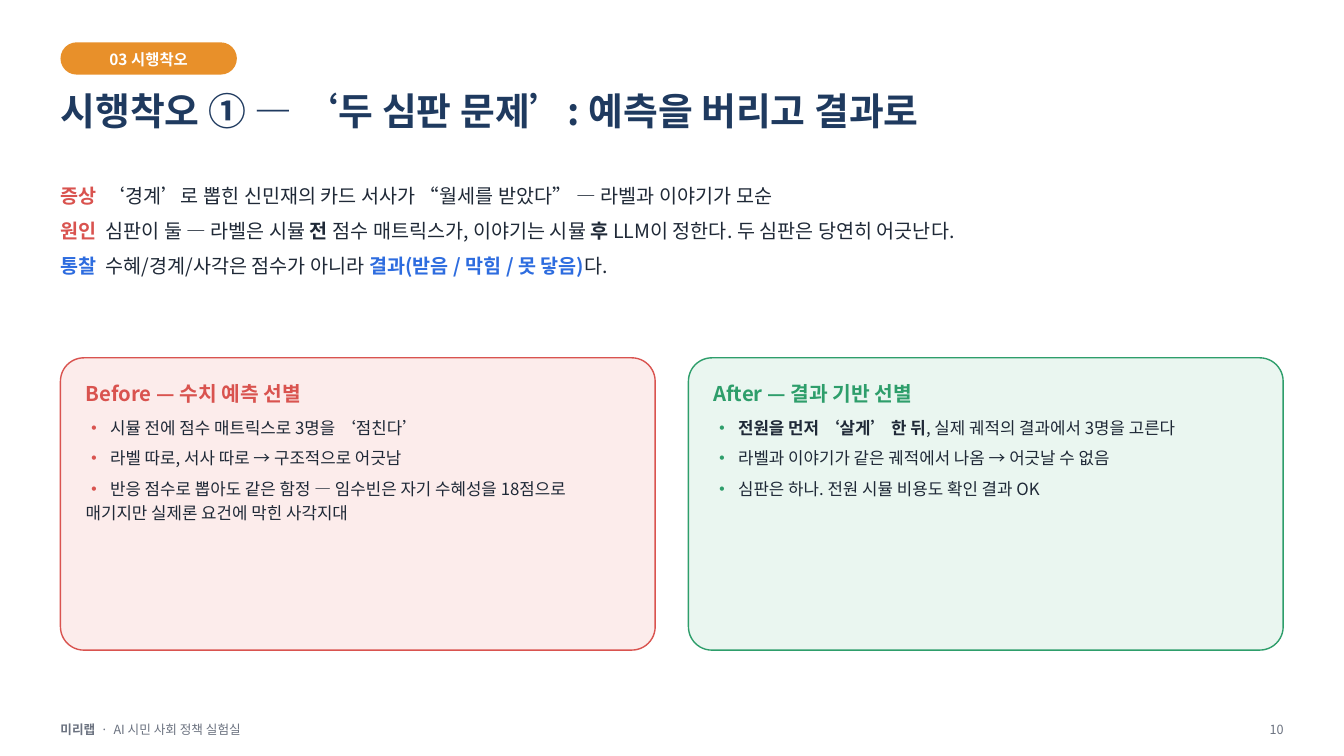
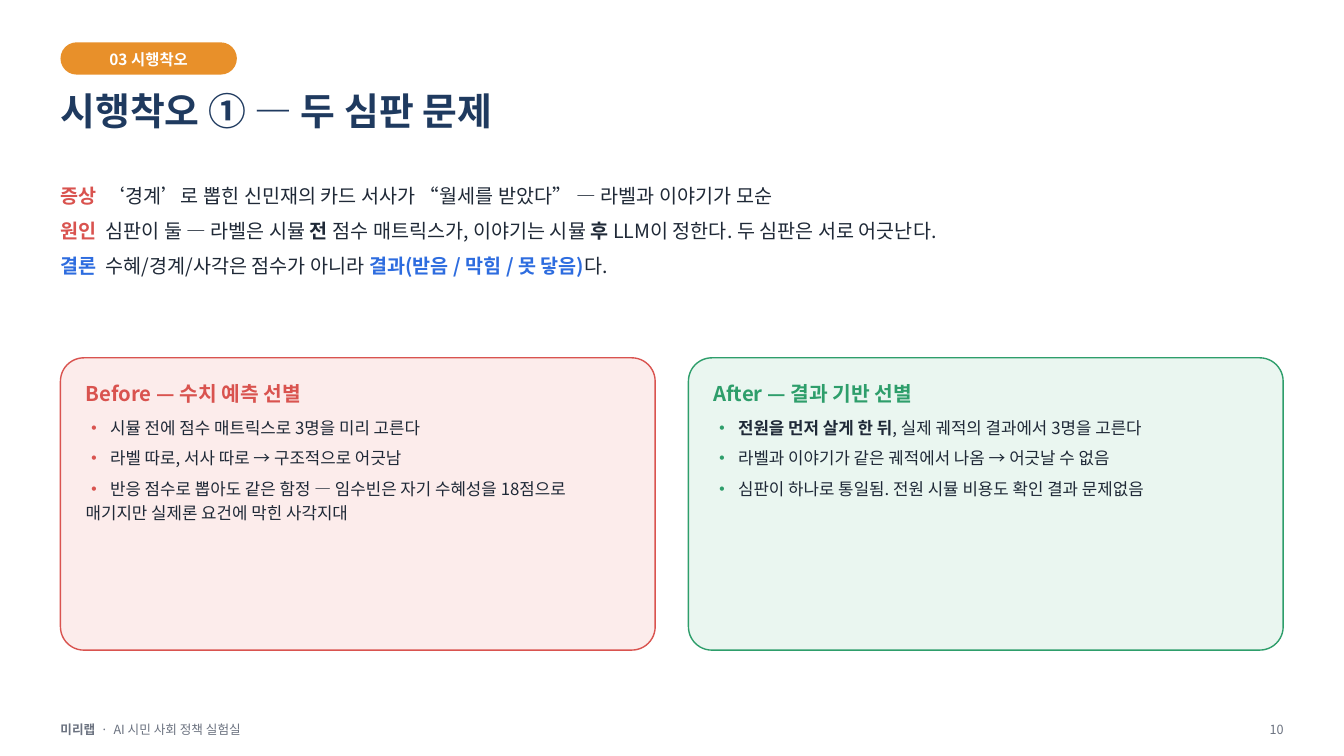
Before and after one commit to minoak/MiriLab_1, a slide deck: slide 10 of notebooks/미리랩_발표.pptx. Drawn at 1344x756 pixels with LibreOffice and Linux fonts; fonts in the diff are those of the drawing. Boxes give left, top, right and bottom in pixels: in the first picture for what was removed or moved away, otherwise in the second. Text is boxed around its words. In the diff, an @@ line names an element or a change of style, - is before the commit and + after.

```diff
--- a/notebooks/미리랩_발표.pptx
+++ b/notebooks/미리랩_발표.pptx
@@ text at bbox=[60, 93, 492, 129]: text changed @@
-시행착오 ① — ‘두 심판 문제’: 예측을 버리고 결과로
+시행착오 ① — 두 심판 문제
@@ text at bbox=[60, 221, 937, 277]: text changed @@
-원인 심판이 둘 — 라벨은 시뮬 전 점수 매트릭스가, 이야기는 시뮬 후 LLM이 정한다. 두 심판은 당연히 어긋난다.
-통찰 수혜/경계/사각은 점수가 아니라 결과(받음 / 막힘 / 못 닿음)다.
+원인 심판이 둘 — 라벨은 시뮬 전 점수 매트릭스가, 이야기는 시뮬 후 LLM이 정한다. 두 심판은 서로 어긋난다.
+결론 수혜/경계/사각은 점수가 아니라 결과(받음 / 막힘 / 못 닿음)다.
@@ text at bbox=[110, 420, 420, 436]: text changed @@
-• 시뮬 전에 점수 매트릭스로 3명을 ‘점친다’
+• 시뮬 전에 점수 매트릭스로 3명을 미리 고른다
@@ text at bbox=[738, 420, 1141, 437]: text changed @@
-• 전원을 먼저 ‘살게’ 한 뒤, 실제 궤적의 결과에서 3명을 고른다
+• 전원을 먼저 살게 한 뒤, 실제 궤적의 결과에서 3명을 고른다
@@ text at bbox=[738, 481, 1144, 497]: text changed @@
-• 심판은 하나. 전원 시뮬 비용도 확인 결과 OK
+• 심판이 하나로 통일됨. 전원 시뮬 비용도 확인 결과 문제없음
```
Also in this commit, not shown: 15 other slides changed, 3 slides added, 2 slides removed, 59 other files.
